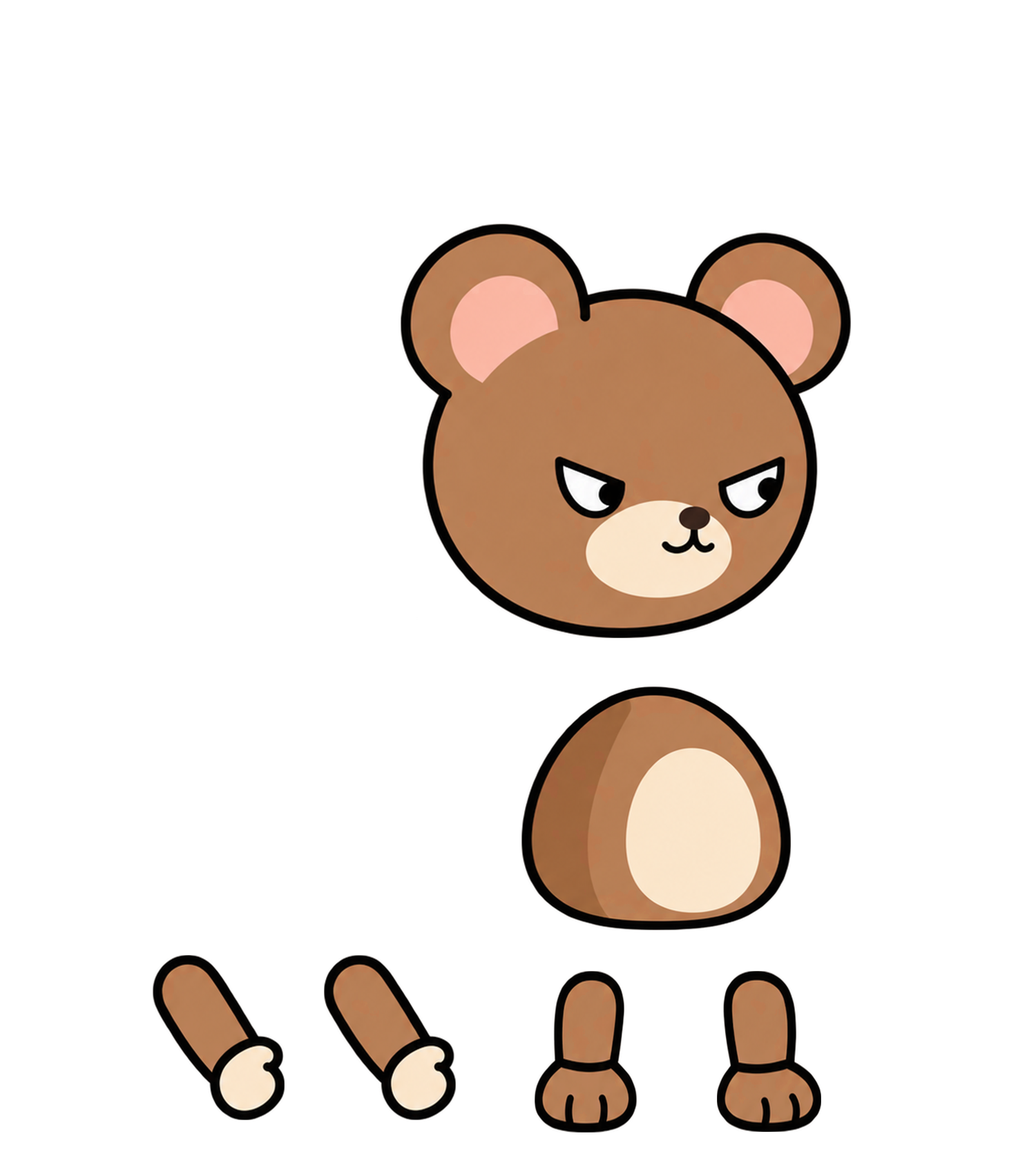
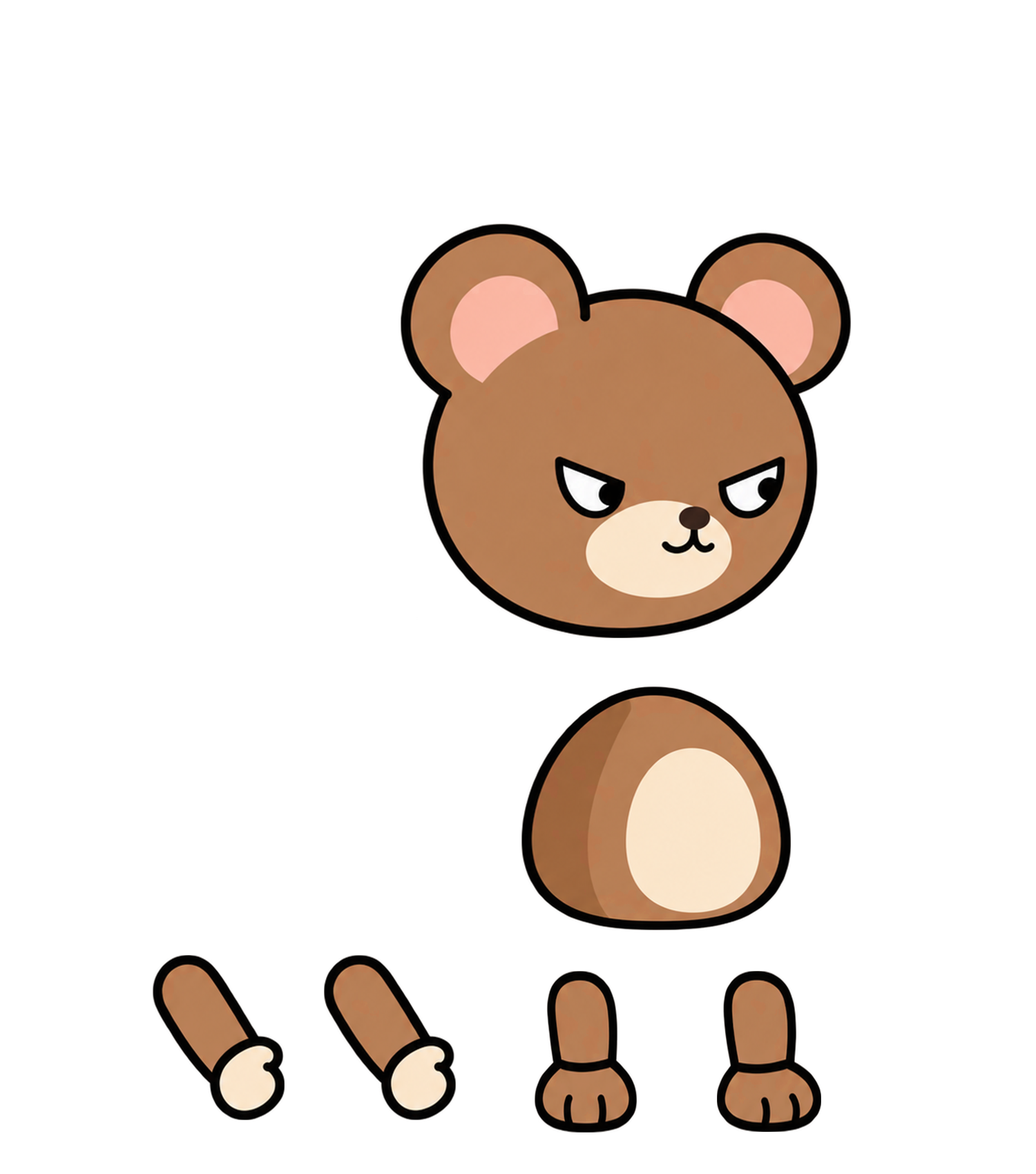
Layers edited between the first and the second 1036x1174 image:
painted on "다리1" over [534, 970, 637, 1133]
